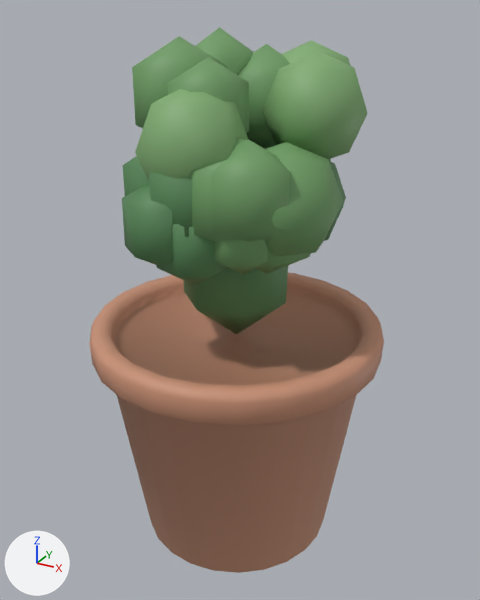
What one commit did to the glTF model projects/rubber-duck-pool/assets/02_models/props/potshrub/potshrub.glb.
The view is the same before and after, from a 50 mm camera at (0.333, -0.598, 0.603) aimed at (0.002, 0.004, 0.302). Every picture has the same lights, and +X, +Y and +Z are marked at lower left. The older version comes first.

Objects in the first picture: 'Foliage | deep', 'Foliage | fresh', 'Foliage | garden', 'Pot | terracotta'.
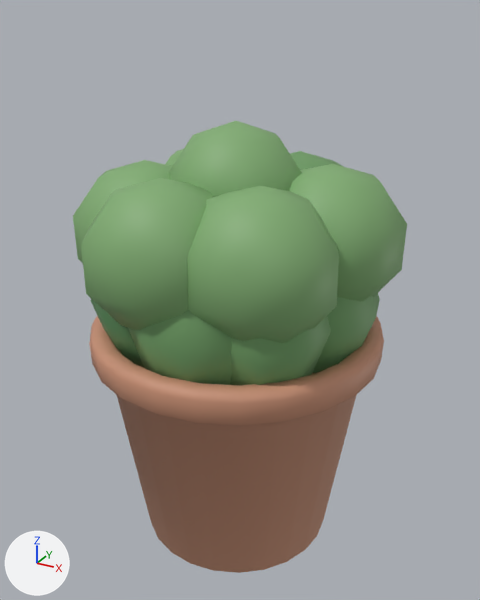
The change, as a list of edits to the scene's bpy script:
```text
Remove ob_foliage___deep:
    ob_foliage___deep = bpy.data.objects.new('Foliage | deep', me_foliage___deep_002)
Remove ob_foliage___fresh:
    ob_foliage___fresh = bpy.data.objects.new('Foliage | fresh', me_foliage___fresh_002)
Remove ob_foliage___garden:
    ob_foliage___garden = bpy.data.objects.new('Foliage | garden', me_foliage___garden_002)
Add ob_foliage___scalloped_leaf_cluster_014:
    ob_foliage___scalloped_leaf_cluster_014 = bpy.data.objects.new('Foliage | scalloped leaf cluster.014', me_foliage___scalloped_leaf_cluster_067)  # 38 vertices, 72 faces; spans x -0.069..0.076, y -0.065..0.068, z 0.346..0.5; in mat_leaf___fresh_green (green #81ad73)
    ob_foliage___scalloped_leaf_cluster_014.location = (0.0, 0.0, 0.0)
Add ob_foliage___scalloped_leaf_cluster_013:
    ob_foliage___scalloped_leaf_cluster_013 = bpy.data.objects.new('Foliage | scalloped leaf cluster.013', me_foliage___scalloped_leaf_cluster_066)  # 38 vertices, 72 faces; spans x -0.008..0.145, y -0.145..0.0, z 0.302..0.458; in mat_leaf___fresh_green (green #81ad73)
    ob_foliage___scalloped_leaf_cluster_013.location = (0.0, 0.0, 0.0)
Add ob_foliage___scalloped_leaf_cluster_012:
    ob_foliage___scalloped_leaf_cluster_012 = bpy.data.objects.new('Foliage | scalloped leaf cluster.012', me_foliage___scalloped_leaf_cluster_065)  # 38 vertices, 72 faces; spans x -0.1..0.054, y -0.168..-0.027, z 0.303..0.459; in mat_leaf___fresh_green (green #81ad73)
    ob_foliage___scalloped_leaf_cluster_012.location = (0.0, 0.0, 0.0)
Add ob_foliage___scalloped_leaf_cluster_011:
    ob_foliage___scalloped_leaf_cluster_011 = bpy.data.objects.new('Foliage | scalloped leaf cluster.011', me_foliage___scalloped_leaf_cluster_064)  # 38 vertices, 72 faces; spans x -0.172..-0.017, y -0.101..0.046, z 0.299..0.455; in mat_leaf___fresh_green (green #81ad73)
    ob_foliage___scalloped_leaf_cluster_011.location = (0.0, 0.0, 0.0)
Add ob_foliage___scalloped_leaf_cluster_010:
    ob_foliage___scalloped_leaf_cluster_010 = bpy.data.objects.new('Foliage | scalloped leaf cluster.010', me_foliage___scalloped_leaf_cluster_063)  # 38 vertices, 72 faces; spans x -0.148..0.006, y -0.008..0.141, z 0.306..0.462; in mat_leaf___fresh_green (green #81ad73)
    ob_foliage___scalloped_leaf_cluster_010.location = (0.0, 0.0, 0.0)
Add ob_foliage___scalloped_leaf_cluster_009:
    ob_foliage___scalloped_leaf_cluster_009 = bpy.data.objects.new('Foliage | scalloped leaf cluster.009', me_foliage___scalloped_leaf_cluster_062)  # 38 vertices, 72 faces; spans x -0.051..0.105, y 0.025..0.167, z 0.299..0.455; in mat_leaf___garden_green (green #6f9e65)
    ob_foliage___scalloped_leaf_cluster_009.location = (0.0, 0.0, 0.0)
Add ob_foliage___scalloped_leaf_cluster_008:
    ob_foliage___scalloped_leaf_cluster_008 = bpy.data.objects.new('Foliage | scalloped leaf cluster.008', me_foliage___scalloped_leaf_cluster_061)  # 38 vertices, 72 faces; spans x 0.019..0.174, y -0.052..0.089, z 0.307..0.463; in mat_leaf___fresh_green (green #81ad73)
    ob_foliage___scalloped_leaf_cluster_008.location = (0.0, 0.0, 0.0)
Add ob_foliage___scalloped_leaf_cluster_007:
    ob_foliage___scalloped_leaf_cluster_007 = bpy.data.objects.new('Foliage | scalloped leaf cluster.007', me_foliage___scalloped_leaf_cluster_060)  # 32 vertices, 60 faces; spans x -0.021..0.131, y -0.129..0.014, z 0.221..0.411; in mat_leaf___garden_green (green #6f9e65)
    ob_foliage___scalloped_leaf_cluster_007.location = (0.0, 0.0, 0.0)
Add ob_foliage___scalloped_leaf_cluster_006:
    ob_foliage___scalloped_leaf_cluster_006 = bpy.data.objects.new('Foliage | scalloped leaf cluster.006', me_foliage___scalloped_leaf_cluster_059)  # 32 vertices, 60 faces; spans x -0.08..0.077, y -0.155..-0.006, z 0.223..0.411; in mat_leaf___garden_green (green #6f9e65)
    ob_foliage___scalloped_leaf_cluster_006.location = (0.0, 0.0, 0.0)
Add ob_foliage___scalloped_leaf_cluster_005:
    ob_foliage___scalloped_leaf_cluster_005 = bpy.data.objects.new('Foliage | scalloped leaf cluster.005', me_foliage___scalloped_leaf_cluster_058)  # 32 vertices, 60 faces; spans x -0.134..0.02, y -0.132..0.016, z 0.219..0.41; in mat_leaf___deep_green (green #578857)
    ob_foliage___scalloped_leaf_cluster_005.location = (0.0, 0.0, 0.0)
Add ob_foliage___scalloped_leaf_cluster:
    ob_foliage___scalloped_leaf_cluster = bpy.data.objects.new('Foliage | scalloped leaf cluster', me_foliage___scalloped_leaf_cluster_053)  # 32 vertices, 60 faces; spans x 0.001..0.159, y -0.071..0.075, z 0.221..0.41; in mat_leaf___garden_green (green #6f9e65)
    ob_foliage___scalloped_leaf_cluster.location = (0.0, 0.0, 0.0)
```

Pixel boxes (x1, y1, x2, y2) of what changed, in the pictures (480 x 600 px):
'Foliage | garden', deleted (green)
    before: (132, 27, 343, 274)
'Foliage | scalloped leaf cluster.013', added (green)
    after: (187, 186, 339, 344)
'Foliage | fresh', deleted (green)
    before: (135, 40, 368, 181)
'Foliage | scalloped leaf cluster.012', added (green)
    after: (81, 178, 213, 330)
'Foliage | deep', deleted (green)
    before: (122, 145, 346, 334)
'Foliage | scalloped leaf cluster.008', added (green)
    after: (289, 164, 407, 302)
'Foliage | scalloped leaf cluster.014', added (green)
    after: (169, 121, 302, 197)
'Foliage | scalloped leaf cluster.006', added (green)
    after: (128, 310, 232, 385)
'Foliage | scalloped leaf cluster.007', added (green)
    after: (230, 316, 331, 385)
'Foliage | scalloped leaf cluster', added (green)
    after: (313, 293, 380, 373)
'Foliage | scalloped leaf cluster.011', added (green)
    after: (73, 160, 172, 263)
'Foliage | scalloped leaf cluster.005', added (green)
    after: (90, 299, 144, 367)
'Foliage | scalloped leaf cluster.009', added (green)
    after: (290, 151, 344, 170)
'Foliage | scalloped leaf cluster.010', added (mostly hidden)
    after: (165, 149, 183, 166)
